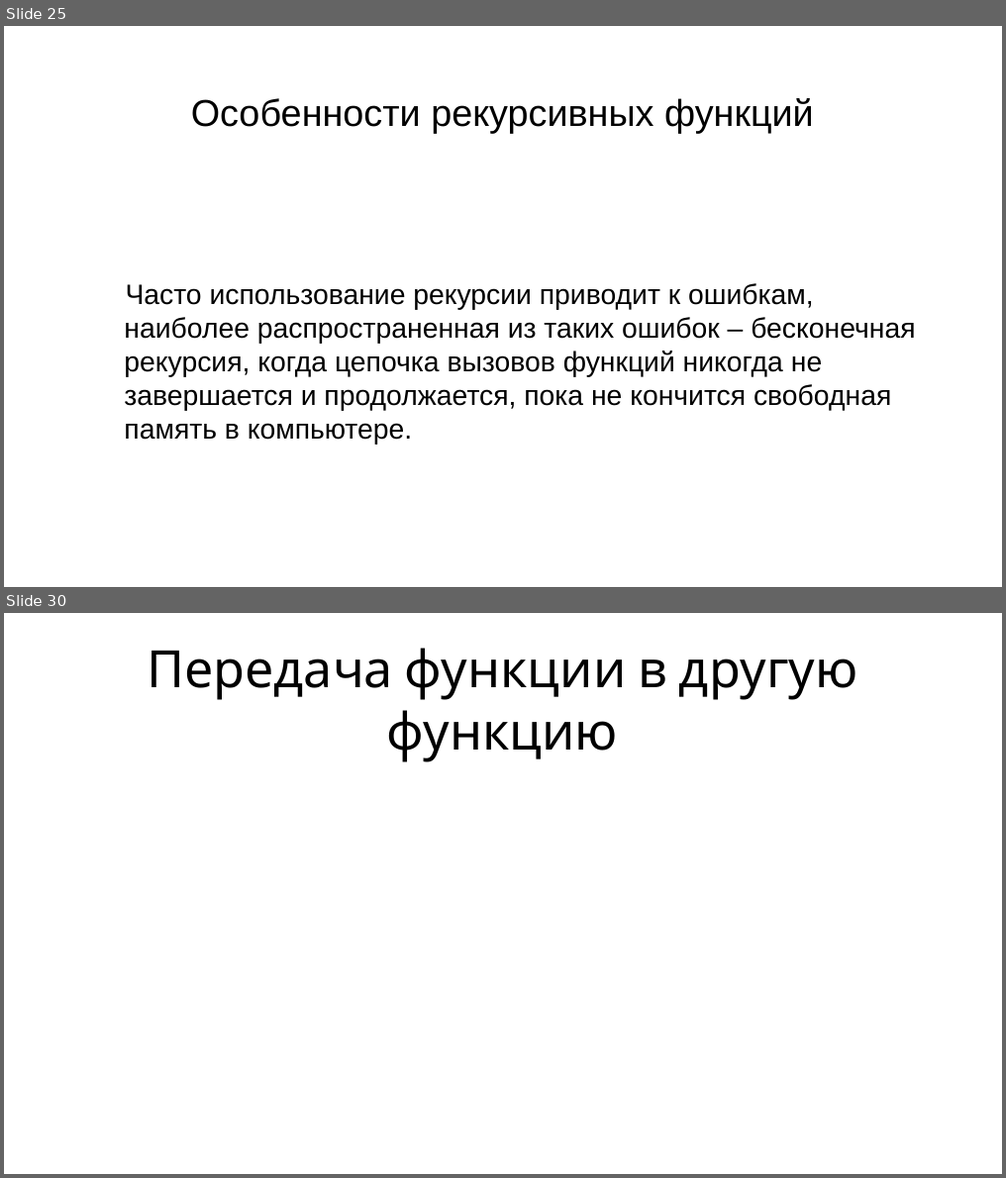
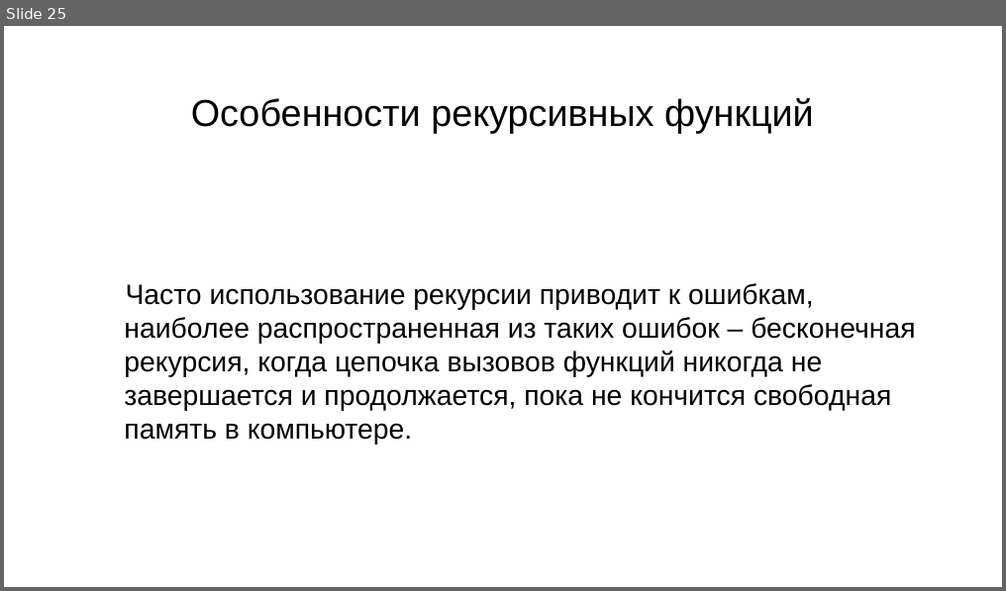
Before and after one commit to maxchv/LearnPython, a slide deck: week04/08.Functions.pptx. Shown one above the other, each under a label of ours: slides 25 and 30 before the commit, slide 25 after it; the slides between them are not shown. The pictures are 1006x1178 and 1006x591 pixels, drawn with LibreOffice and Linux fonts; fonts in the diff are those of the drawing. Boxes give left, top, right and bottom in pixels: in the first picture for what was removed or moved away, otherwise in the second. Text is boxed around its words. In the diff, an @@ line names an element or a change of style, - is before the commit and + after.

```diff
--- a/week04/08.Functions.pptx
+++ b/week04/08.Functions.pptx
@@ slide 30 removed at (4,613,1002,1174), background #FFFFFF @@
@@ title removed at (147,648,858,762) @@
-Передача функции в другую функцию
```
Also in this commit, not shown: 6 other slides removed, 5 other files.
